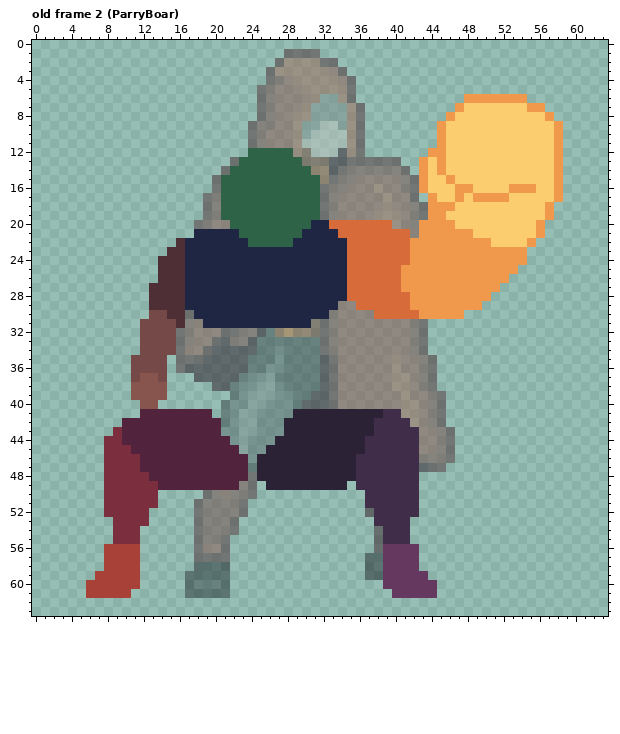
A pixel-art file gets an edit: Personal_Roberto/ASEPRITE/1. Liora/Liora_Boar.aseprite. That is the earlier state.
64x64 pixels, 2 frames. Shown: old frame 2 (ParryBoar). The commit also changed other frames, which this record leaves out.
Once edited:
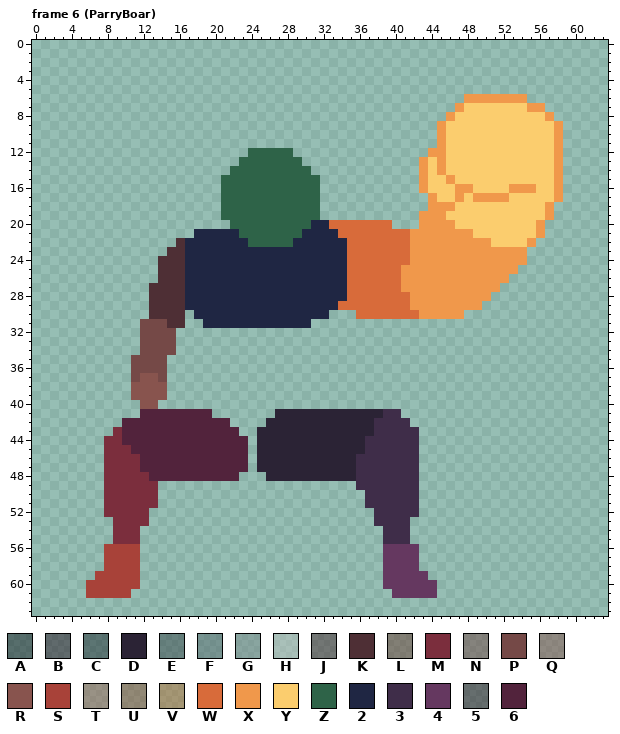
Palette (. is transparent): A #181e2580  B #2b162580  C #232d3380  D #2b2335  E #3a464a80  F #586b6f80  G #7d8c8c80  H #bbc1be80  J #4e2f3580  K #4e2f35  L #6f403780  M #7b2e3d  N #75494780  P #754947  Q #88544e80  R #88544e  S #a84239  T #9b675780  U #8e543980  V #b4713780  W #d86b3a  X #f0984b  Y #fbcd6e  Z #2e6348  2 #1f2643  3 #3f2d49  4 #653860  5 #361e2980  6 #52233c
A new or re-ordered frame is compared with the old frame closest to it.
From old to new:
frames 2 -> 12
layer "Liora" opacity 50% -> 100%
--- frame 6 (ParryBoar) is new; against old frame 2 (ParryBoar)
@@ x 16..45 @@
  0 ..............................
- 1 ............JJJJ..............
- 2 ...........JTTTTJJ............
- 3 ..........JTTTTTTQJ...........
- 4 ..........JNQTTTTTQJ..........
- 5 .........JNQQQTTTTTJ..........
- 6 .........JNQQQQTGGTJ..........
- 7 .........JNQQQTGGGGTJ.........
- 8 .........JNQQTTGGGGTJ.........
- 9 ........JNNQQTGGHHGTJ........X
-10 ........JNQQQTGHHHHTJ........X
-11 ........JNQQQTHHHHHTJ........X
-12 ........ZZZZZTLHHHBTJ.......XX
-13 ......JZZZZZZZLLLBBJJJJJJ..XYX
-14 .....JZZZZZZZZZUUBJNNNNNNJ.XYX
-15 ....JZZZZZZZZZZZUJNNQQQQQNJXYY
-16 ....JZZZZZZZZZZZJNNQQQTQQNJXYY
-17 ...JNZZZZZZZZZZZJNQQQQQTQQJ.XY
-18 ...JNZZZZZZZZZZZJNQQQQQTQQNJXX
-19 ...JNZZZZZZZZZZZJNQQQQTTTQNJXX
-20 ..JNQQZZZZZZZZZ22WWWWWWWTQNXXX
-21 ..22222ZZZZZZZ2222WWWWWWWWQXXX
+ 1 ..............................
+ 2 ..............................
+ 3 ..............................
+ 4 ..............................
+ 5 ..............................
+ 6 ..............................
+ 7 ..............................
+ 8 ..............................
+ 9 .............................X
+10 .............................X
+11 .............................X
+12 ........ZZZZZ...............XX
+13 .......ZZZZZZZ.............XYX
+14 ......ZZZZZZZZZ............XYX
+15 .....ZZZZZZZZZZZ...........XYY
+16 .....ZZZZZZZZZZZ...........XYY
+17 .....ZZZZZZZZZZZ............XY
+18 .....ZZZZZZZZZZZ............XX
+19 .....ZZZZZZZZZZZ...........XXX
+20 ......ZZZZZZZZZ22WWWWWWW...XXX
+21 ..22222ZZZZZZZ2222WWWWWWWWXXXX
 22 K2222222ZZZZZ222222WWWWWWWXXXX
@@ x 11..48 @@
 28 ..KKKK222222222222222222WWWWWWWXXXXXXX
-29 ..KKKK22222222222222222QQWWWWWWXXXXXXX
-30 ..PPKKJ222222222222222NQQQQWWWWWXXXXX.
-31 .PPPPKNQ222222222222LJNQQQQQQQQNJ.....
-32 .PPPPJNQQQJJNNBEUVUULJNQQQQQQQQNJ.....
-33 .PPPPJNQQJBNNBEEEEEEEJNQQQQQQQQNJ.....
-34 .PPPPJQQJBBBBBEEFEEEEJNQQQQQQQQNJ.....
-35 PPPP.JJJBBBBBEEEFEEEEBJQQQQQQTQQNJ....
-36 PPPP.JBBBBBBBEEFFEEEEBJQQQQQQTQQNJ....
-37 PRRP...BBBBBEFFGEEEEEBJQQQQQQTTQNJ....
-38 RRRR.....BBEFFGGFEEEEBJQQQQQQTTQNJ....
-39 RRRR.......EFGGGFFEEBBJQQQQQQQTQQNJ...
-40 .RR.......EFFGGFFFEBBBJQQQQQQQTTQNJ...
-41 .66666666.EFGGFFFFDDDDDDDDDD33TTQNJ...
-42 6666666666EFGGFFFDDDDDDDDDD3333TQNJ...
-43 6666666666FFGGFFFDDDDDDDDDD33333QQNJ..
-44 66666666666FGFFFDDDDDDDDDD333333QQNJ..
-45 666666666666GFFDDDDDDDDDDD333333QQNJ..
-46 M666666666666FDDDDDDDDDDD3333333NNNJ..
-47 M666666666666EDDDDDDDDDDD3333333BJJ...
-48 MM66666666666JDDDDDDDDDDD3333333......
-49 MMM666666666NJ.DDDDDDDDD.3333333......
-50 MMM.....JNQNNJ............333333......
-51 MMM....JNNNNJ.............333333......
-52 MM.....JNNNNJ.............533333......
-53 MM.....JNNNJ...............3333.......
-54 M......JNNNJ...............5333.......
-55 M......JNNJ................5333.......
-56 S......JQQJ................54444......
-57 S......JJJJ...............AC4444......
-58 S......ACCA...............AC4444......
-59 S.....CCCCC...............AA44444.....
-60 S.....CEEEC.................444444....
-61 ......CCCCC..................44444....
+29 ..KKKK22222222222222222WWWWWWWWXXXXXXX
+30 ..KKKK.222222222222222...WWWWWWWXXXXX.
+31 .PPPKK..222222222222..................
+32 .PPPP.................................
+33 .PPPP.................................
+34 .PPPP.................................
+35 PPPP..................................
+36 PPPP..................................
+37 PRRP..................................
+38 RRRR..................................
+39 RRRR..................................
+40 .RR...................................
+41 .66666666.......DDDDDDDDDDDD33........
+42 66666666666....DDDDDDDDDDDD3333.......
+43 666666666666..DDDDDDDDDDDDD33333......
+44 6666666666666.DDDDDDDDDDDD333333......
+45 6666666666666.DDDDDDDDDDDD333333......
+46 M666666666666.DDDDDDDDDDD3333333......
+47 M666666666666.DDDDDDDDDDD3333333......
+48 MM6666666666...DDDDDDDDDD3333333......
+49 MMM......................3333333......
+50 MMM.......................333333......
+51 MMM.......................333333......
+52 MM.........................33333......
+53 MM.........................3333.......
+54 M...........................333.......
+55 M...........................333.......
+56 S...........................4444......
+57 S...........................4444......
+58 S...........................4444......
+59 S...........................44444.....
+60 S...........................444444....
+61 .............................44444....
 62 ......................................
